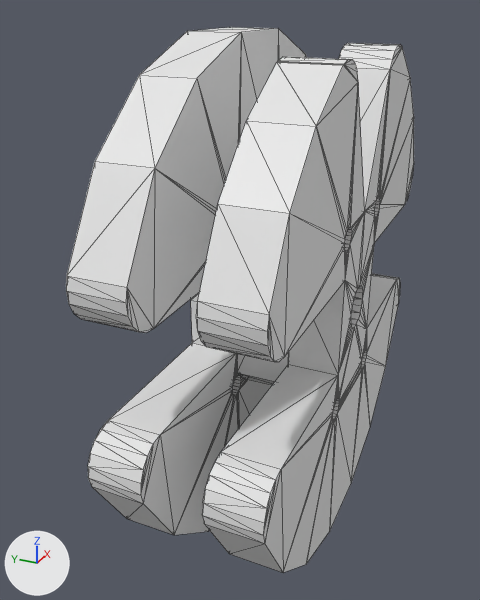
The OBJ model public/h-shape/coil-winder.obj, before and after one commit.
Camera for both pictures: a camera (50 mm lens) standing at (-138.9, -69.7, 65.6) and looking at (-4.8, -9.4, -1.4). Arrows for +X, +Y and +Z are at lower left; the lights stay in place. Mesh edges are drawn as thin lines. Where no turn or scale is listed for an object, it has been applied to the vertices.

Names of what the first picture shows: 'Stator_CoilWinder_Cheek', 'Stator_CoilWinder_Cheek_Notch', 'Stator_CoilWinder_Spacer'.
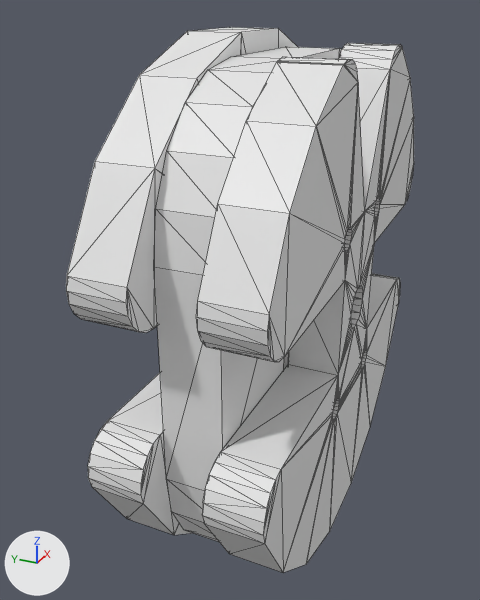
Location of each change, (x1, y1, x2, y2) in pixels of the pictures (480 x 600 px):
'Stator_Coil', added: after (154, 47, 342, 542)

The change in detail:
Mesh me_stator_coil is new.
It has 96 vertices, 192 faces and spans x -47.0..47.0, y -24.8..-12.0, z -55.0..55.0.
Object 'Stator_Coil' (ob_stator_coil) is new; it shows me_stator_coil.
Its location is (0.0, 0.0, 0.0).
